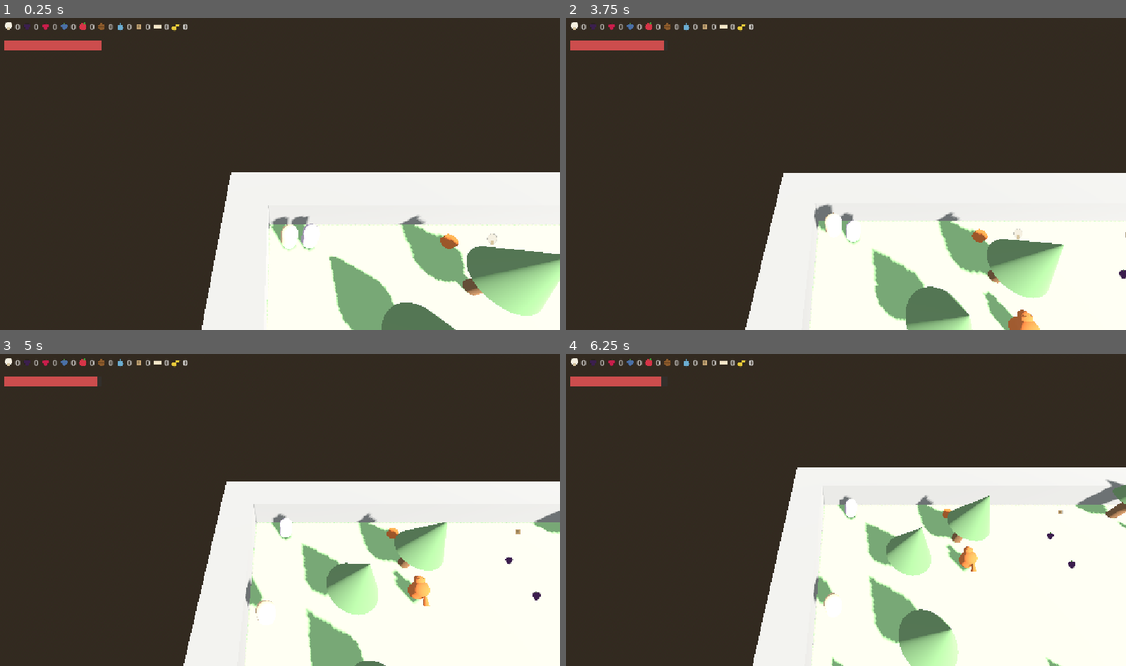
Above: before the commit, frames 1-4 (two rows, left to right).
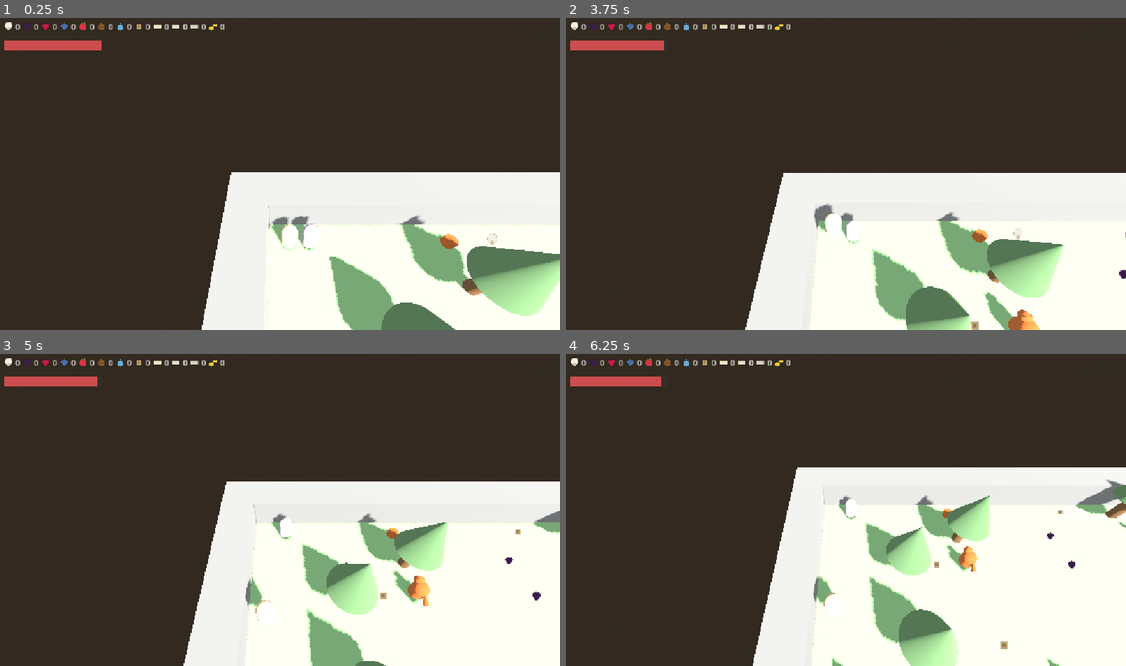
Above: after the commit, the same moments.

Repository: sirdik/zola-game-1
Game: Godot game, scene res://game/world/Forest.tscn
Same seed, same stepped clock (60 frames per second), same inputs: the game is played once before the commit and once after it.
Inputs:
- Up to frame 1 (0.25 s): no input
- Up to frame 2 (3.75 s): tap Enter (p1_action) at 0.5, 0.6, 3.6 s; hold Up (p1_move_forward) 0.53-1.28 s; tap Space (p1_jump) at 0.77, 1.52, 3.02 s; hold Down (p1_move_back) 1.28-2.03 s; tap F (p2_action) at 1.35 s; hold Up (p1_move_forward) 2.03-3.53 s; tap S (p2_move_back) at 2.1 s; tap W (p2_move_forward) at 2.85 s; hold Down (p1_move_back) from 3.53 s (still down)
- Up to frame 3 (5 s): keep holding Down (p1_move_back); tap Space (p1_jump) at 3.77, 4.52 s; tap F (p2_action) at 4.35 s
- Up to frame 4 (6.25 s): tap S (p2_move_back) at 5.1 s; release Down (p1_move_back) at 5.78 s; hold Up (p1_move_forward) from 5.78 s (still down); tap W (p2_move_forward) at 5.85 s; tap Space (p1_jump) at 6.02 s

The runs differ from the first frame. In frame 1, less than 0.1% of the frame differs, in the area x 30-41%, y 2-5%; in frame 2, 0.1%; in frame 3, 0.1%; in frame 4, 0.1%, in the area x 30-79%, y 2-95%.

Commit message:
Add tower and castle buildings via map legend parsing
level_loader.gd now actually reads the map's [legend] section (it was
previously discarded entirely) to look up which building a given H
(blueprint) or S (build site) tile represents, by peeking at the digit
immediately following the letter (e.g. "H2" -> legend entry "H2 =
blueprint building=tower"). Falls back to "house" if no digit or no
matching legend entry, so the existing H1/S1 house tiles keep working
unchanged.

Blueprints for the three buildings are just new data/items.json
entries (blueprint_house/tower/castle, each with its own
unlocks_building), reusing the fully generic pickup path with zero new
pickup code. Build sites get their building_id/data_path assigned at
spawn time based on the legend lookup, reusing the existing generic
build_site.gd/building_loader.gd unchanged.

data/tower.txt (21 blocks) and data/castle.txt (38 blocks) are new
building designs, sized down from CLAUDE.md's ~25/~50 estimates for
the same playability reasons the house was resized earlier. Added a
few new building_loader.gd colors (stone, flag) for their look.
levels/forest_01.txt gained one blueprint+site pair for each new
building plus 15 more kostičky (30 total) — not enough to fully
complete the castle in one sitting, which matches the existing "spread
across several visits" design and is expected, not a bug.

Co-Authored-By: Claude Sonnet 5 <noreply@anthropic.com>
Claude-Session: https://claude.ai/code/session_014rTmxJaND9vaABnW6Byv9U

Diff:
--- a/data/items.json
+++ b/data/items.json
@@ -9,6 +9,8 @@
     { "id": "water", "name": "Voda", "map_char": "~", "color": "#6BADD1", "energy_raw": 1, "icon": "droplet" },
     { "id": "block", "name": "Kostička", "map_char": "k", "color": "#C9A876", "energy_raw": 0, "edible": false, "icon": "cube" },
     { "id": "blueprint_house", "name": "Plánek domečku", "map_char": "H", "color": "#F5E6C8", "energy_raw": 0, "edible": false, "unlocks_building": "house", "icon": "scroll" },
+    { "id": "blueprint_tower", "name": "Plánek věže", "color": "#E8DCC8", "energy_raw": 0, "edible": false, "unlocks_building": "tower", "icon": "scroll" },
+    { "id": "blueprint_castle", "name": "Plánek hradu", "color": "#DCD0C0", "energy_raw": 0, "edible": false, "unlocks_building": "castle", "icon": "scroll" },
     { "id": "horn", "name": "Klakson", "map_char": "!", "color": "#E8C93A", "energy_raw": 0, "edible": false, "icon": "horn" }
   ]
 }
--- a/game/building/building_loader.gd
+++ b/game/building/building_loader.gd
@@ -6,6 +6,8 @@
 	"g": Color(0.45, 0.65, 0.45),
 	"y": Color(0.9, 0.8, 0.3),
 	"r": Color(0.75, 0.35, 0.3),
+	"s": Color(0.68, 0.66, 0.62),
+	"f": Color(0.35, 0.55, 0.75),
 }
 
 static func parse(path: String) -> Array[Dictionary]:
--- a/game/world/level_loader.gd
+++ b/game/world/level_loader.gd
@@ -20,6 +20,8 @@
 	if lines.is_empty():
 		push_warning("level_loader: no grid lines found in %s" % level_path)
 		return
+
+	var legend := _read_legend(level_path)
 
 	var cols := 0
 	for line: String in lines:
@@ -49,7 +51,9 @@
 				"F":
 					_spawn_campfire(world_pos)
 				"S":
-					_spawn_build_site(world_pos)
+					_spawn_build_site(world_pos, _lookup_building_id(line, col, "S", legend))
+				"H":
+					_spawn_blueprint(world_pos, _lookup_building_id(line, col, "H", legend))
 				"P":
 					player_spawn_found = true
 					player_spawn_pos = world_pos
@@ -102,6 +106,44 @@
 		lines.append(line)
 	return lines
 
+func _read_legend(path: String) -> Dictionary:
+	var legend: Dictionary = {}
+	var file := FileAccess.open(path, FileAccess.READ)
+	if file == null:
+		return legend
+	var content := file.get_as_text()
+	file.close()
+
+	var in_legend := false
+	for raw_line: String in content.split("\n"):
+		var line: String = raw_line.replace("\r", "").strip_edges()
+		if line.begins_with(";") or line == "":
+			continue
+		if line.begins_with("[legend]"):
+			in_legend = true
+			continue
+		if not in_legend:
+			continue
+		var eq_index := line.find("=")
+		if eq_index < 0:
+			continue
+		var token := line.substr(0, eq_index).strip_edges()
+		var rest := line.substr(eq_index + 1)
+		var building_index := rest.find("building=")
+		if building_index < 0:
+			continue
+		var building_id := rest.substr(building_index + "building=".length()).strip_edges()
+		legend[token] = building_id
+	return legend
+
+func _lookup_building_id(line: String, col: int, prefix: String, legend: Dictionary) -> String:
+	if col + 1 < line.length() and "0123456789".contains(line[col + 1]):
+		var token := prefix + line[col + 1]
+		if legend.has(token):
+			return legend[token]
+		push_warning("level_loader: no legend entry for '%s', defaulting to 'house'" % token)
+	return "house"
+
 func _build_ground(cols: int, rows: int) -> void:
 	var width := cols * TILE_SIZE
 	var depth := rows * TILE_SIZE
@@ -249,7 +291,7 @@
 	mesh_instance.material_override = material
 	area.add_child(mesh_instance)
 
-func _spawn_build_site(pos: Vector3) -> void:
+func _spawn_build_site(pos: Vector3, building_id: String) -> void:
 	var site := Node3D.new()
 	site.position = pos
 	site.set_script(BuildSiteScript)
@@ -265,7 +307,17 @@
 	mesh_instance.material_override = material
 	site.add_child(mesh_instance)
 
+	site.building_id = building_id
+	site.data_path = "res://data/%s.txt" % building_id
+
 	add_child(site)
+
+func _spawn_blueprint(pos: Vector3, building_id: String) -> void:
+	var item_data := Items.get_by_id("blueprint_%s" % building_id)
+	if item_data.is_empty():
+		push_warning("level_loader: no blueprint item defined for building '%s'" % building_id)
+		return
+	_spawn_pickup(pos, item_data)
 
 func _spawn_animal(pos: Vector3, animal_data: Dictionary) -> void:
 	var animal := CharacterBody3D.new()
Not shown, added: data/castle.txt
Not shown, added: data/tower.txt
Not shown, changed: levels/forest_01.txt
